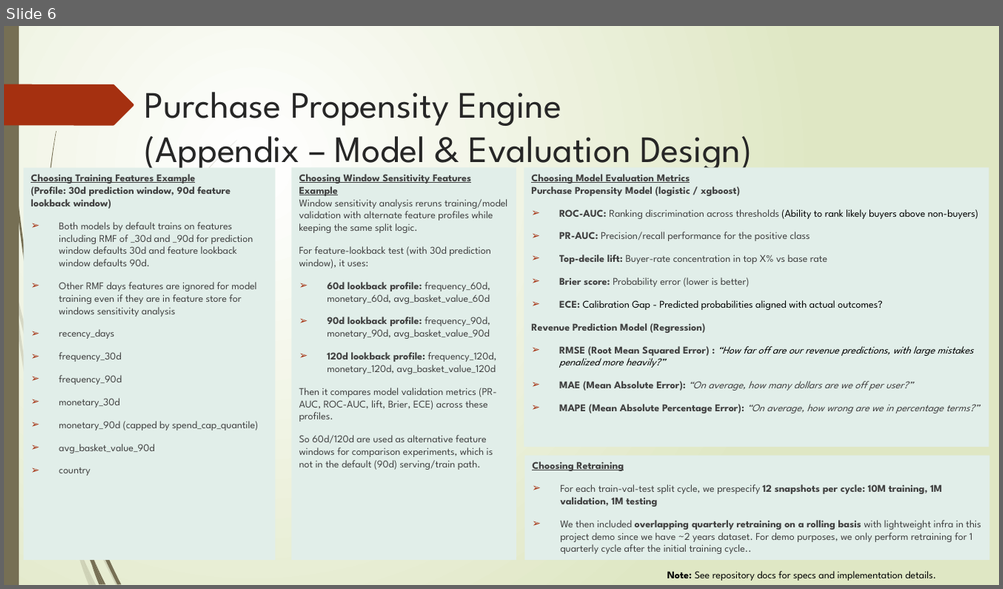
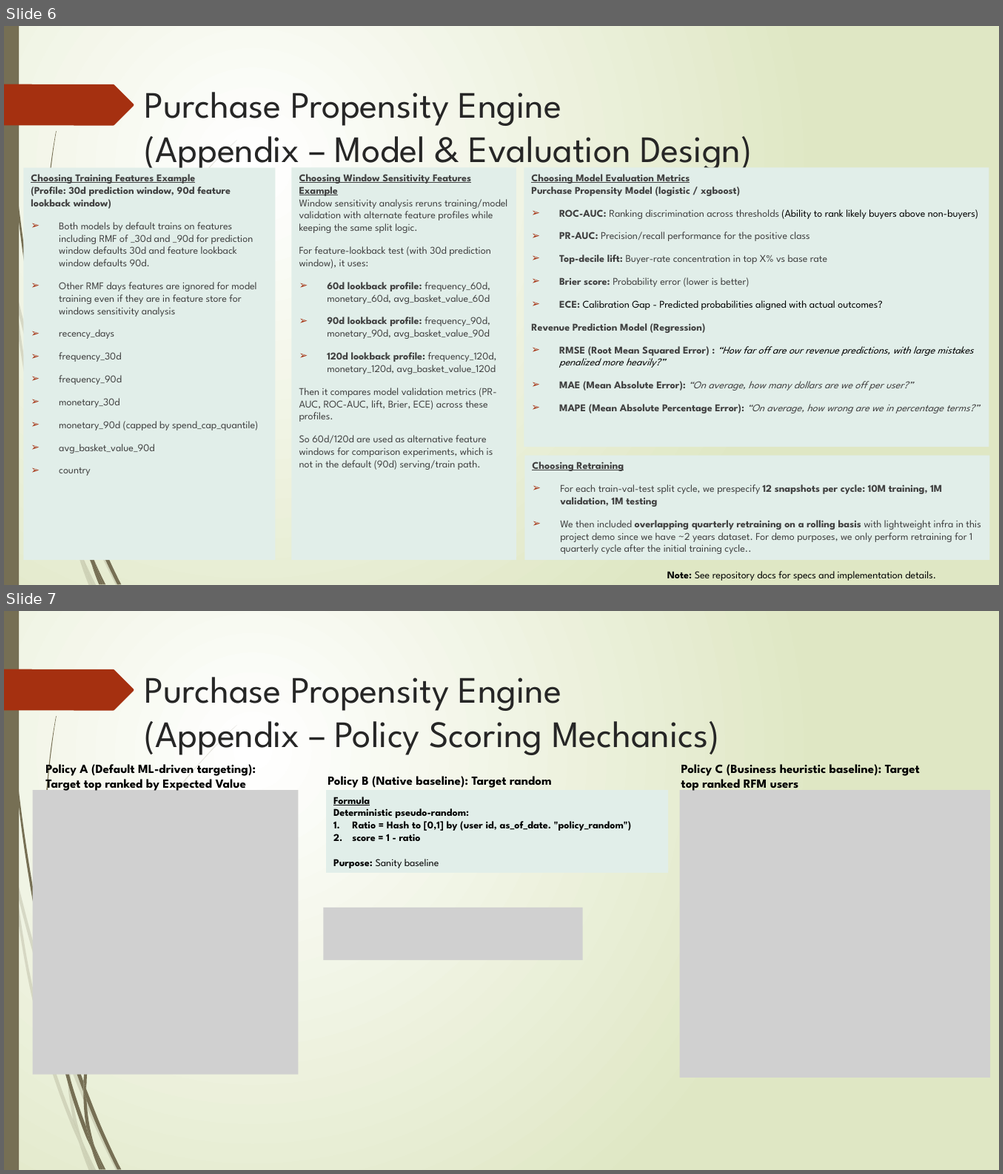
Before and after one commit to Phrey001/mle-marketplace-growth, a slide deck: docs/architecture.pptx. Shown one above the other, each under a label of ours: slide 6 before the commit, slides 6 and 7 after it. The pictures are 1003x589 and 1003x1174 pixels, drawn with LibreOffice and Linux fonts; fonts in the diff are those of the drawing; grey boxes stand for pictures. Boxes give left, top, right and bottom in pixels: in the first picture for what was removed or moved away, otherwise in the second. Text is boxed around its words. In the diff, an @@ line names an element or a change of style, - is before the commit and + after.

Commit message:
clarify training/serving split for purchase propensity and added policy scoring slide

```diff
--- a/docs/architecture.pptx
+++ b/docs/architecture.pptx
@@ slide 7 added at [4, 611, 999, 1170], background gradient #FFFFFF to #DFE8C4; not listed: 18 template elements that a slide beside it also shows @@
@@ title added at [144, 677, 720, 755], 36 pt, text #262626 @@
+Purchase Propensity Engine
+(Appendix – Policy Scoring Mechanics)
@@ text added at [45, 760, 256, 792], 12 pt, text #000000, bold @@
+Policy A (Default ML-driven targeting): Target top ranked by Expected Value
@@ text added at [681, 764, 919, 791], 12 pt, text #000000, bold @@
+Policy C (Business heuristic baseline): Target top ranked RFM users
@@ text added at [327, 776, 552, 788], 12 pt, text #000000, bold @@
+Policy B (Native baseline): Target random
@@ picture added at [32, 790, 298, 1075] @@
@@ rectangle added at [327, 790, 668, 873], fill #E1EEE9, 10 pt, text #000000, bold @@
+Formula
+Deterministic pseudo-random:
+1. Ratio = Hash to [0,1] by (user id, as_of_date. "policy_random")
+2. score = 1 - ratio
+Purpose: Sanity baseline
@@ picture added at [679, 790, 990, 1078] @@
@@ freeform shape added at [83, 868, 198, 1089], fill #766F54 @@
@@ picture added at [324, 908, 583, 961] @@
@@ freeform shape added at [48, 963, 83, 1092], fill #766F54 @@
@@ freeform shape added at [67, 1058, 82, 1142], fill #766F54 at 20% opacity @@
@@ freeform shape added at [83, 1082, 86, 1100], fill #766F54 @@
```
Also in this commit, not shown: 2 slides changed, 30 other files.
